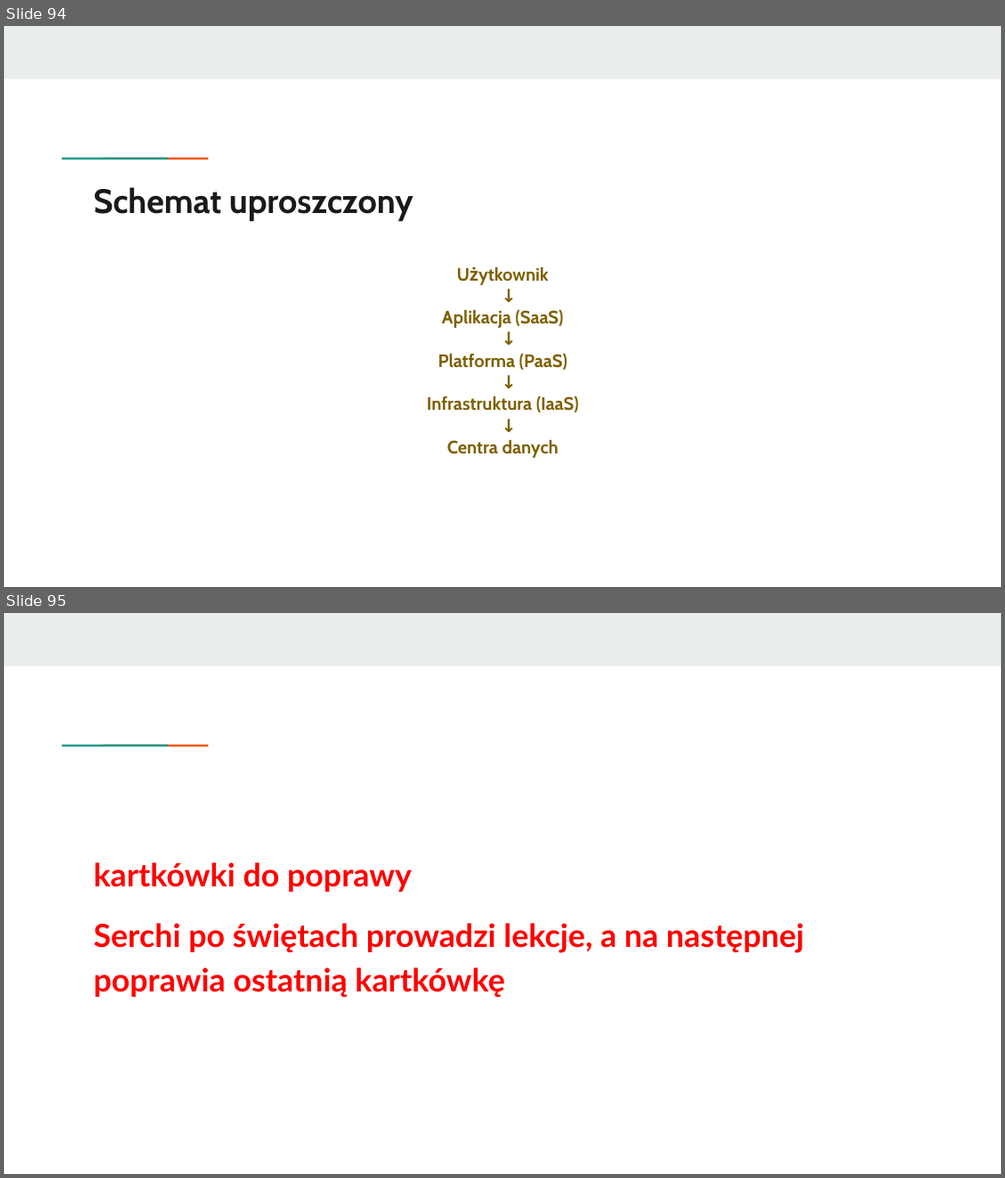
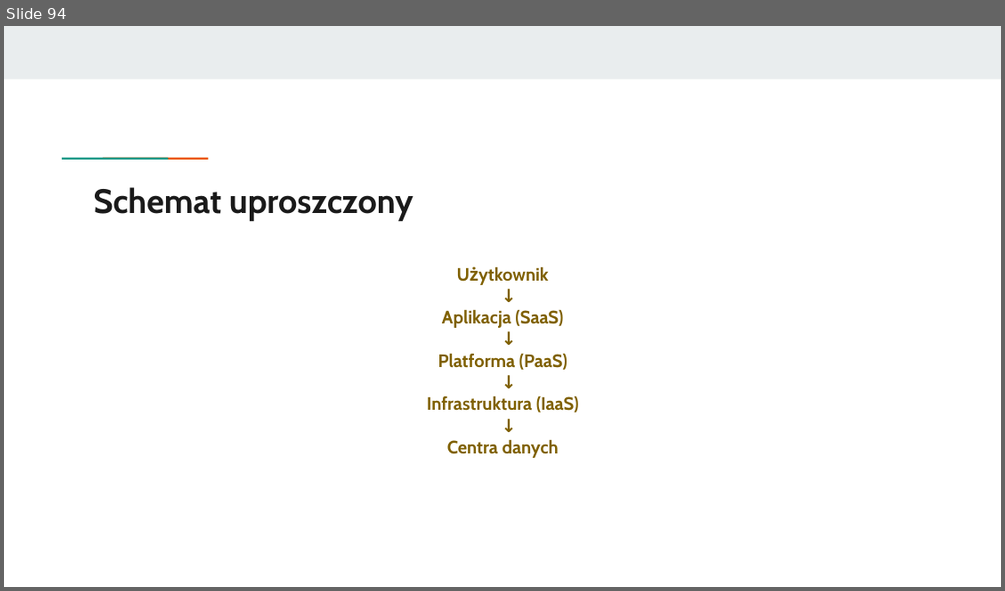
Before and after one commit to KasiaKasia/PRZEDMIOTY, a slide deck: ZASTOSOWANIE_INFORMATYKI/1A-gr_2/Zastosowanie informatyki - 1A gr. 2-plik2.pptx. Shown one above the other, each under a label of ours: slides 94 and 95 before the commit, slide 94 after it. The pictures are 1005x1178 and 1005x591 pixels, drawn with LibreOffice and Linux fonts; fonts in the diff are those of the drawing. Boxes give left, top, right and bottom in pixels: in the first picture for what was removed or moved away, otherwise in the second. Text is boxed around its words. In the diff, an @@ line names an element or a change of style, - is before the commit and + after.

```diff
--- a/ZASTOSOWANIE_INFORMATYKI/1A-gr_2/Zastosowanie informatyki - 1A gr. 2-plik2.pptx
+++ b/ZASTOSOWANIE_INFORMATYKI/1A-gr_2/Zastosowanie informatyki - 1A gr. 2-plik2.pptx
@@ slide 95 removed at (x1=4, y1=613, x2=1001, y2=1174), background #FFFFFF; not listed: 3 template elements that a slide beside it also shows @@
@@ text removed at (x1=94, y1=862, x2=804, y2=997) @@
-kartkówki do poprawy
-Serchi po świętach prowadzi lekcje, a na następnej poprawia ostatnią kartkówkę
```
Also in this commit, not shown: 14 slides added, 1 other file.
